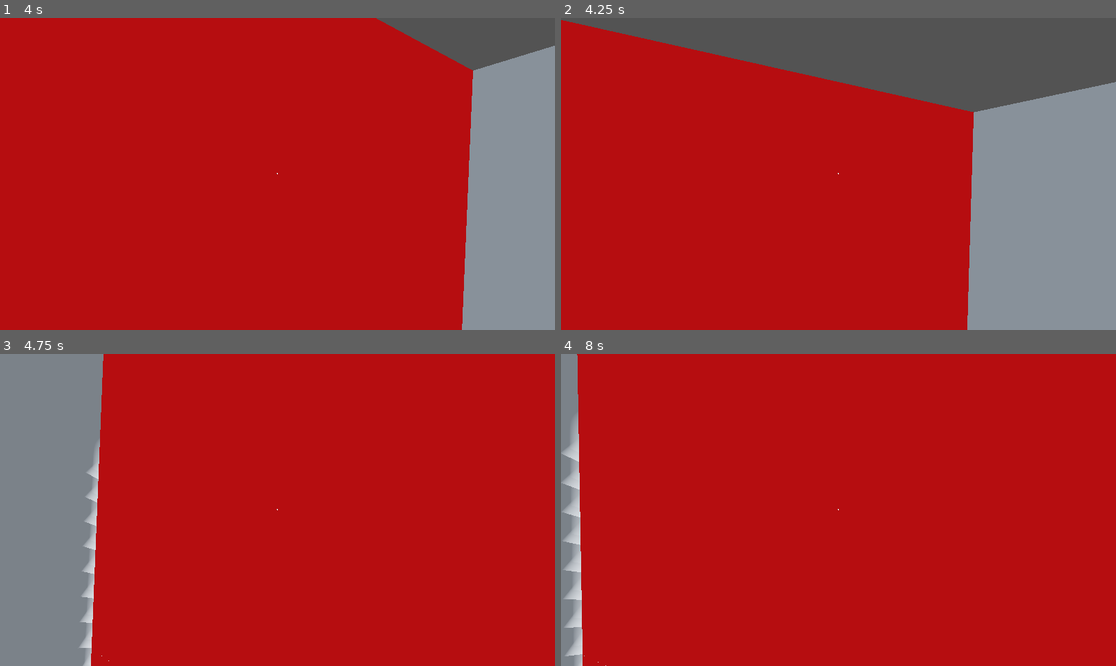
Above: before the commit, frames 1-4 (two rows, left to right).
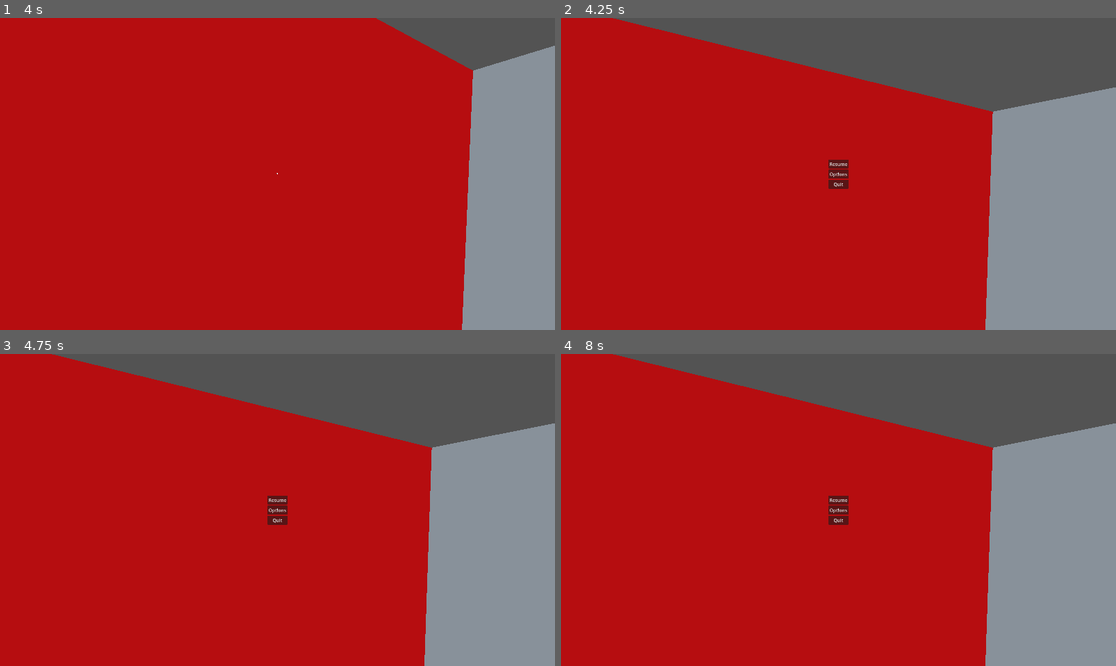
Above: after the commit, the same moments.

Repository: Nazsgull/FPS_Godot
Game: Godot game, scene res://scenes/main.tscn
Two runs of this game, one before a commit and one after it. Both use one fixed random seed, a clock stepped at 60 frames per second and the inputs below. A sky picture missing from this copy of the repository is replaced by a grey-blue gradient.
Inputs (mouse positions are in pixels of both pictures, inside the frame that each line leads up to):
- Up to frame 1 (4 s): tap Enter (ui_accept) at 0.5, 0.77, 1.52, 2.75, 3.02, 3.77 s; move the mouse to (305, 174) at 0.52 s; hold W (forward) from 0.53 s (still down); tap E (interact) at 0.6, 1.55, 2.1, 3.05, 3.6 s; move the mouse to (249, 174) at 1.27 s; tap Ctrl (crouch) at 1.35 s; move the mouse to (288, 167) at 2.02 s; move the mouse to (271, 180) at 2.77 s; tap Shift (sprint) at 2.85 s; move the mouse to (316, 177) at 3.52 s
- Up to frame 2 (4.25 s): keep holding W (forward); tap Escape (Pause) at 4.15 s
- Up to frame 3 (4.75 s): keep holding W (forward); move the mouse to (233, 506) at 4.27 s; tap Ctrl (crouch) at 4.35 s; tap Enter (ui_accept) at 4.52 s; tap E (interact) at 4.55 s
- Up to frame 4 (8 s): move the mouse to (844, 510) at 5.02 s; tap E (interact) at 5.1, 6.05, 6.6, 7.55 s; tap Enter (ui_accept) at 5.75, 6.02, 6.77, 7.52 s; move the mouse to (816, 503) at 5.77 s; release W (forward) at 5.78 s; hold D (right) 5.78-6.53 s; tap Shift (sprint) at 5.85 s; move the mouse to (866, 510) at 6.52 s; hold W (forward) from 6.53 s (still down); move the mouse to (810, 510) at 7.27 s; tap Ctrl (crouch) at 7.35 s

Frame 1 is identical in both runs. In frame 2, 5.2% of the frame differs, in the area x 0-100%, y 0-100%; in frame 3, 51%; in frame 4, 37%.

Commit message:
Soluciona error interaccion, extrae escenas varias

Diff:
--- /dev/null
+++ b/scenes/UI/pause_menu.tscn
@@ -0,0 +1,46 @@
+[gd_scene load_steps=2 format=3 uid="uid://b7plflu7xr7dp"]
+
+[ext_resource type="Script" path="res://scripts/pause_menu.gd" id="1_ldh43"]
+
+[node name="PauseMenu" type="Control"]
+layout_mode = 3
+anchors_preset = 15
+anchor_right = 1.0
+anchor_bottom = 1.0
+grow_horizontal = 2
+grow_vertical = 2
+script = ExtResource("1_ldh43")
+
+[node name="MarginContainer" type="MarginContainer" parent="."]
+layout_mode = 1
+anchors_preset = 8
+anchor_left = 0.5
+anchor_top = 0.5
+anchor_right = 0.5
+anchor_bottom = 0.5
+offset_left = -20.0
+offset_top = -20.0
+offset_right = 20.0
+offset_bottom = 20.0
+grow_horizontal = 2
+grow_vertical = 2
+
+[node name="VBoxContainer" type="VBoxContainer" parent="MarginContainer"]
+layout_mode = 2
+
+[node name="BT_Resume" type="Button" parent="MarginContainer/VBoxContainer"]
+layout_mode = 2
+text = "Resume"
+
+[node name="BT_Options" type="Button" parent="MarginContainer/VBoxContainer"]
+layout_mode = 2
+text = "Options
+"
+
+[node name="BT_Quit" type="Button" parent="MarginContainer/VBoxContainer"]
+layout_mode = 2
+text = "Quit"
+
+[connection signal="pressed" from="MarginContainer/VBoxContainer/BT_Resume" to="." method="handle_resume_pressed"]
+[connection signal="pressed" from="MarginContainer/VBoxContainer/BT_Options" to="." method="handle_options_pressed"]
+[connection signal="pressed" from="MarginContainer/VBoxContainer/BT_Quit" to="." method="handle_quit_pressed"]
--- /dev/null
+++ b/scenes/interaction_ray.tscn
@@ -0,0 +1,14 @@
+[gd_scene load_steps=2 format=3 uid="uid://7svxl77nwyna"]
+
+[ext_resource type="Script" path="res://scripts/InteractionRay.gd" id="1_bwohr"]
+
+[node name="InteractionRay" type="RayCast3D"]
+transform = Transform3D(-1, 0, -8.74228e-08, 0, 1, 0, 8.74228e-08, 0, -1, 0, 0, 0)
+target_position = Vector3(0, 0, 2)
+collision_mask = 128
+collide_with_areas = true
+script = ExtResource("1_bwohr")
+
+[node name="Label3D" type="Label3D" parent="."]
+transform = Transform3D(-0.1, 0, -8.74228e-09, 0, 0.1, 0, 8.74228e-09, 0, -0.1, -3.79606e-08, 0.040956, 0.434219)
+sorting_offset = 1000.0
--- a/scenes/player.tscn
+++ b/scenes/player.tscn
@@ -1,7 +1,8 @@
-[gd_scene load_steps=8 format=3 uid="uid://hob0odd0bhgw"]
+[gd_scene load_steps=9 format=3 uid="uid://hob0odd0bhgw"]
 
 [ext_resource type="Script" path="res://scripts/player.gd" id="1_7udej"]
-[ext_resource type="Script" path="res://scripts/InteractionRay.gd" id="2_lc7ch"]
+[ext_resource type="PackedScene" uid="uid://7svxl77nwyna" path="res://scenes/interaction_ray.tscn" id="2_evmkn"]
+[ext_resource type="PackedScene" uid="uid://b7plflu7xr7dp" path="res://scenes/UI/pause_menu.tscn" id="3_5nonw"]
 [ext_resource type="Texture2D" uid="uid://do64ecvqhjot" path="res://assets/textures/UI/puntero.png" id="3_e6h1u"]
 
 [sub_resource type="CapsuleShape3D" id="CapsuleShape3D_pikys"]
@@ -37,16 +38,10 @@
 
 [node name="Camera3D" type="Camera3D" parent="head"]
 
-[node name="InteractionRay" type="RayCast3D" parent="head/Camera3D"]
-transform = Transform3D(-1, 0, -8.74228e-08, 0, 1, 0, 8.74228e-08, 0, -1, 0, 0, 0)
-target_position = Vector3(0, 0, 2)
-collision_mask = 128
-collide_with_areas = true
-script = ExtResource("2_lc7ch")
+[node name="InteractionRay" parent="head/Camera3D" instance=ExtResource("2_evmkn")]
 
-[node name="Label3D" type="Label3D" parent="head/Camera3D/InteractionRay"]
-transform = Transform3D(-0.1, 0, -8.74228e-09, 0, 0.1, 0, 8.74228e-09, 0, -0.1, -3.79606e-08, 0.040956, 0.434219)
-sorting_offset = 1000.0
+[node name="PauseMenu" parent="head/Camera3D" instance=ExtResource("3_5nonw")]
+visible = false
 
 [node name="RayCast3D" type="RayCast3D" parent="."]
 target_position = Vector3(0, 2, 0)
--- a/scripts/Interactable.gd
+++ b/scripts/Interactable.gd
@@ -11,7 +11,7 @@
 	var key_name = ""
 	for action in InputMap.action_get_events(intended_action):
 		if action is InputEventKey:
-			key_name = action.as_text_keycode()
+			key_name = action.as_text_physical_keycode()
 	return hover_message + "\n["+key_name+"]"
 
 
--- /dev/null
+++ b/scripts/pause_menu.gd
@@ -0,0 +1,12 @@
+extends Control
+
+
+
+func handle_resume_pressed() -> void:
+	pass
+
+func handle_options_pressed() -> void:
+	pass
+
+func handle_quit_pressed() -> void:
+	pass
--- a/scripts/player.gd
+++ b/scripts/player.gd
@@ -26,6 +26,9 @@
 @onready var standing_collision_shape = $standing_collision_shape
 @onready var crouching_collision_shape = $crouching_collision_shape
 @onready var ray_cast_3d = $RayCast3D
+
+var paused = false
+@onready var pause_menu = $head/Camera3D/PauseMenu
 
 enum player_mov_states {
 	CROUCHING,
@@ -104,6 +107,18 @@
 func handle_jumping(_delta) -> void:
 	velocity.y = JUMP_VELOCITY
 
+# Function to handle pausing the game (NOT a movement state)
+func handle_pause(state):
+	if state:
+		Input.set_mouse_mode(Input.MOUSE_MODE_CAPTURED)
+		pause_menu.hide()
+		get_tree().paused = false
+
+	else:
+		Input.set_mouse_mode(Input.MOUSE_MODE_VISIBLE)
+		get_tree().paused = true
+		pause_menu.show()
+	paused = !state
 
 	# Get the input direction and handle the movement/deceleration.
 	# As good practice, you should replace UI actions with custom gameplay actions.
@@ -122,7 +137,11 @@
 		velocity.z = lerp(velocity.z,direction.z * current_speed, delta * air_lerp_speed)
 	move_and_slide()
 
+
+
 func _physics_process(delta):
+	if Input.is_action_just_pressed("Pause"):
+		handle_pause(paused)
 	#Handle movement states
 	_update_state_machine(delta)
 
